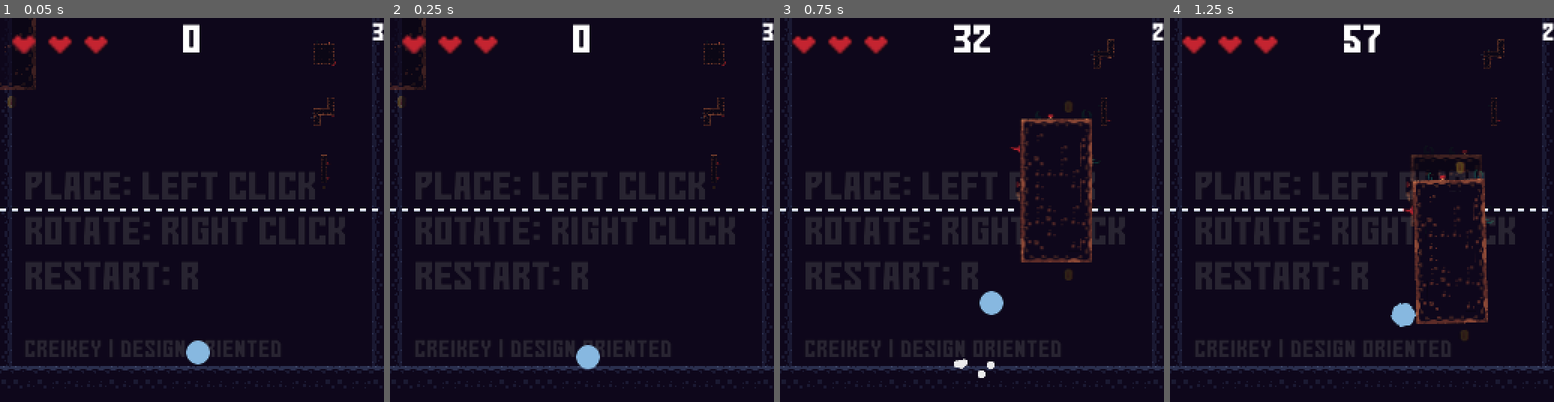
Above: before the commit, frames 1-4 (left to right).
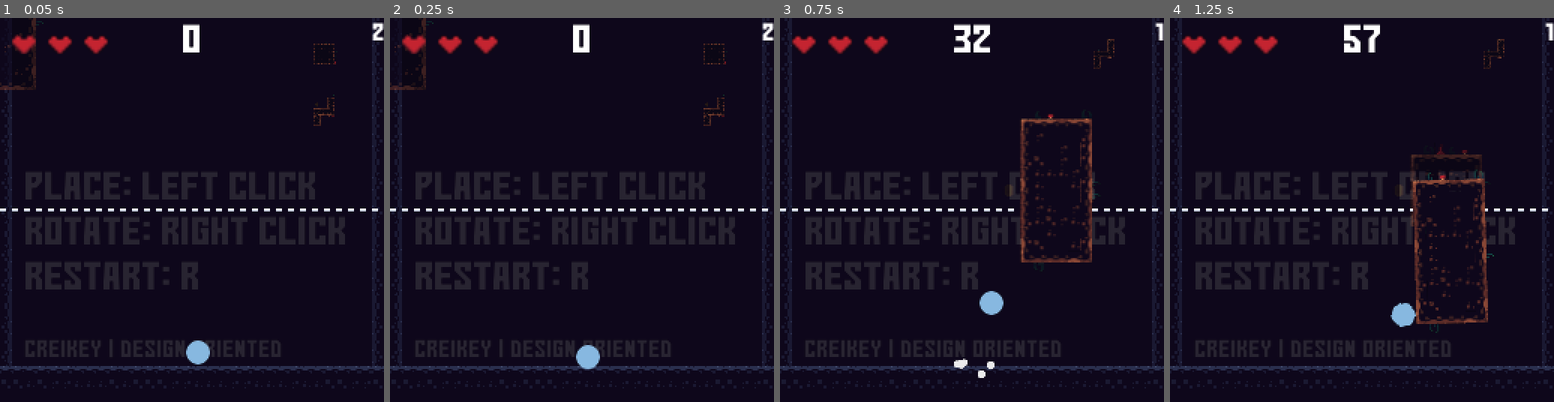
Above: after the commit, the same moments.

Repository: creikey/SkyLimit
Game: Godot game, scene res://Main.tscn
The game is run twice, just before and just after one commit, with the same random seed, the same clock (stepped at 60 frames per second) and the same inputs.
Inputs (mouse positions are in pixels of both pictures, inside the frame that each line leads up to):
- Up to frame 1 (0.05 s): no input
- Up to frame 2 (0.25 s): no input
- Up to frame 3 (0.75 s): tap Enter at 0.5 s; move the mouse to (1056, 190) at 0.52 s; hold D (right) from 0.53 s (still down); hold W (jump) from 0.53 s (still down); click (1056, 190) at 0.67 s
- Up to frame 4 (1.25 s): keep holding D (right); keep holding W (jump)

The runs differ from the first frame. In frame 1, 0.1% of the frame differs, in the area x 1-100%, y 0-43%; in frame 2, 0.1%; in frame 3, 0.3%; in frame 4, 0.4%, in the area x 59-100%, y 1-84%.

Commit message:
Fix super jump

Diff:
--- a/Chunk.gd
+++ b/Chunk.gd
@@ -23,6 +23,7 @@
 	var local_center_of_mass: Vector2 = total / total_mass
 	tile.position = -local_center_of_mass
 
+
 func freeze():
 	emit_signal("frozen")
 	mode = RigidBody2D.MODE_STATIC
--- a/Player.gd
+++ b/Player.gd
@@ -74,7 +74,7 @@
 	applied_force += Vector2(Input.get_action_strength("right") - Input.get_action_strength("left"), 0.0)*move_force
 
 func _input(event):
-	if event.is_action_pressed("jump") and on_floor():
+	if not jumping and event.is_action_pressed("jump") and on_floor():
 		apply_central_impulse(Vector2(0, -jump_impulse))
 		$Jump.pitch_scale = rand_range(0.9, 1.1)
 		$Jump.play()
--- a/SessionManager.gd
+++ b/SessionManager.gd
@@ -1,6 +1,6 @@
 extends Node
 
-const max_blocks: int = 4
+const max_blocks: int = 3
 
 signal reset_blocks_left_to(to)
 
Not shown, changed: todo.txt
